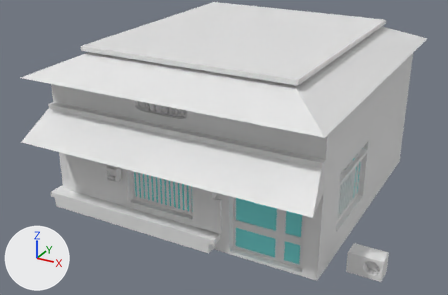
Two versions of the FBX model Assets/FBX/Buldings/House_Yamamoto.fbx, one commit apart.
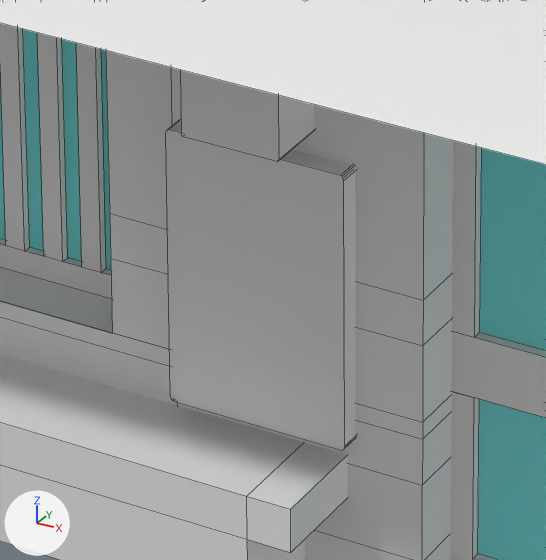
There are two pictures of each version: one whole from a 50 mm camera at (13.6, -25.9, 15.1) aimed at (-0.2, -0.8, 2.6), one close up on the part from 40% to 54% of the width and 61% to 84% of the height. Arrows for +X, +Y and +Z are at lower left; the lights stay in place. The close-ups show mesh edges as thin lines. Where no turn or scale is listed for an object, it has been applied to the vertices.
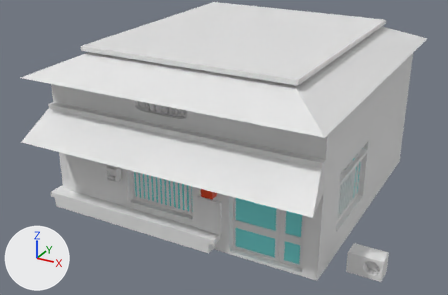
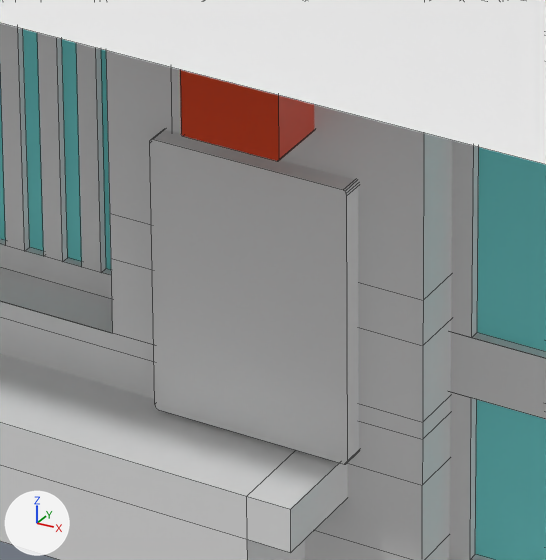
Commit message: Fix on closed houses

Boxes (x1, y1, x2, y2) around the edits, measured in the close-ups (546 x 560 px; the box of a moved part takes in the faces that stretch with it):
part 1 of me_cube_027, moved or reshaped
    before: (166, 120, 356, 450)
    after: (150, 130, 359, 464)
part 2 of me_cube_027, recoloured
    both: (180, 70, 314, 161)

What changed in the scene script:
```text
Add mat_lit:
    mat_lit = principled_material('Lit')
    mat_lit.base_color = (0.8, 0.0516, 0.0)  # orange #e74000
Change me_cube_027:
    used by ob_cube_016; location = (0.0, 0.0, 0.0)
    remove me_cube_027.from_pydata(...)  # 2499 vertices, 2229 faces; spans x -7.0..9.1, y -7.6..8.8, z 0.0..8.1
    add me_cube_027.from_pydata(...)  # 2503 vertices, 2230 faces; spans x -7.0..9.1, y -7.6..8.8, z 0.0..8.1
    me_cube_027 part 1
    28 vertices are removed from x 1.3..2.4, y -5.8..-5.7, z 1.0..2.6
    22 faces are deleted
    3 vertices move within x 1.3..2.4, y -5.8..-5.7, z 2.5
    32 vertices are added at x -5.9..6.1, y -5.8..6.6, z 0.9..4.0
    1 new face joins them, mat_buildinginside (its picture is missing)
    22 new faces join them, mat_house2 (its picture is missing)
    me_cube_027 part 2: 18 faces spanning x 1.6..2.1, y -6.0..-5.6, z 2.7..3.4 switch from mat_house2 (its picture is missing) to mat_lit (orange #e74000)
```
